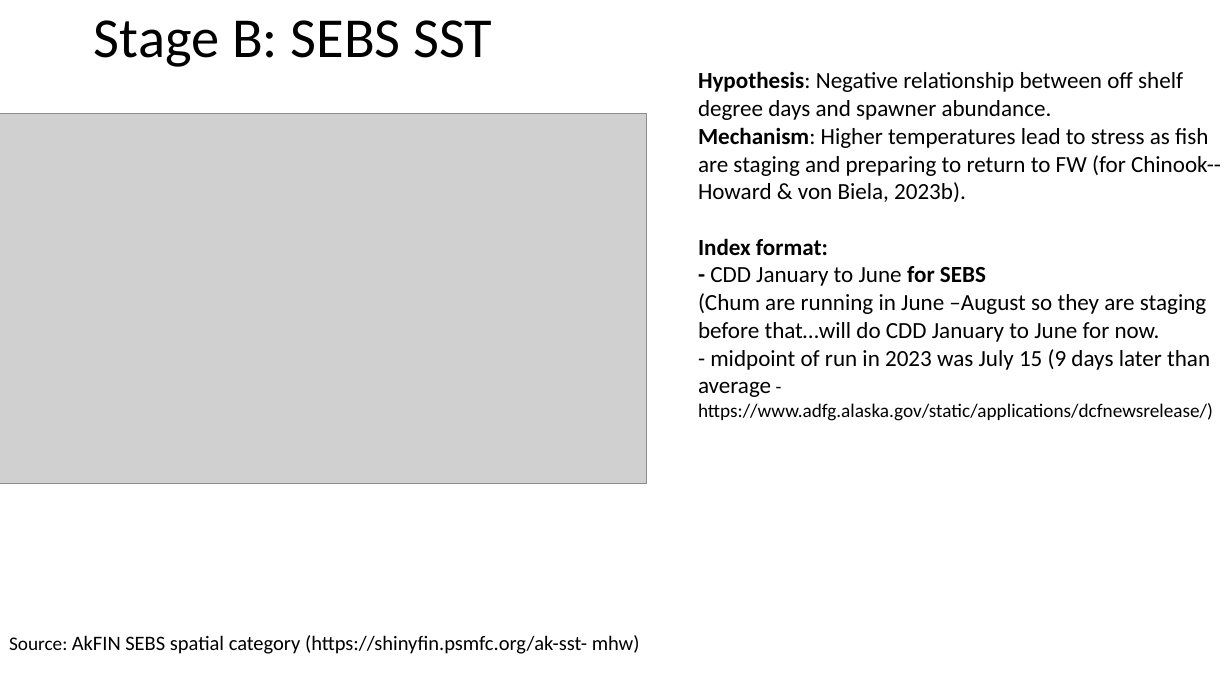
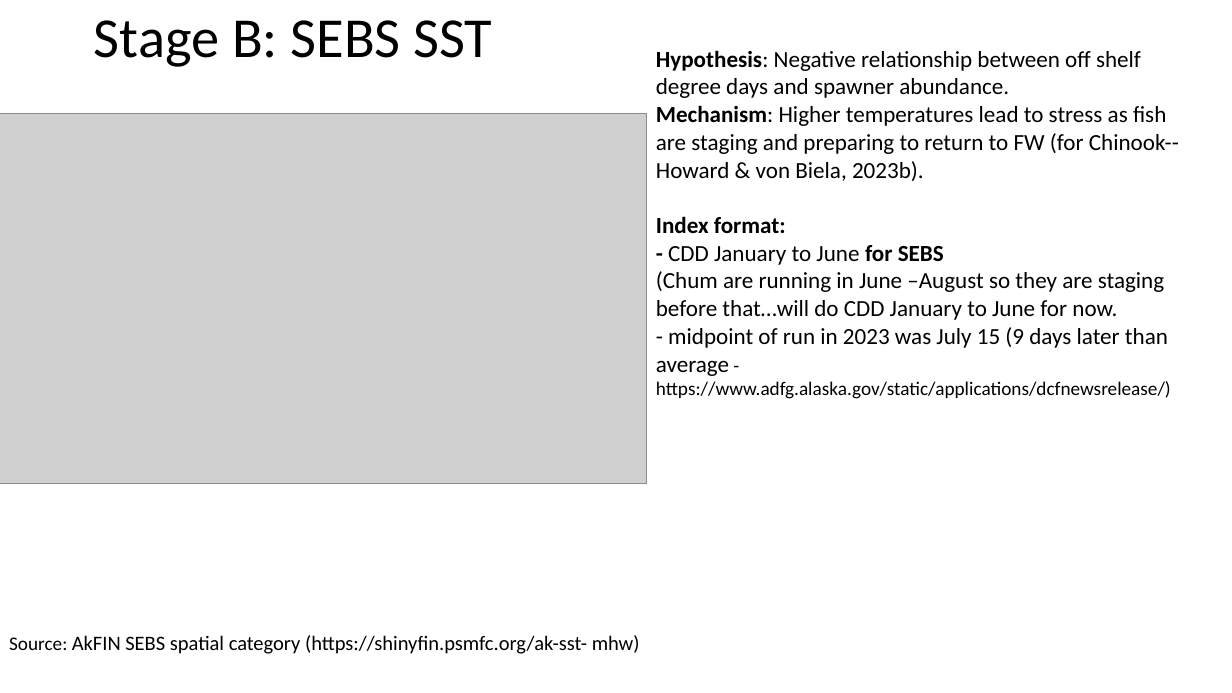
Before and after one commit to genoa-sullaway/Yukon-Chum-IPM, a slide deck: slide 11 of notes/Covariate_notes.pptx. Drawn at 1232x693 pixels with LibreOffice and Linux fonts; fonts in the diff are those of the drawing; grey boxes stand for pictures. Boxes give left, top, right and bottom in pixels: in the first picture for what was removed or moved away, otherwise in the second. Text is boxed around its words. In the diff, an @@ line names an element or a change of style, - is before the commit and + after.

Commit message:
troubleshooting with CC and poster plots

```diff
--- a/notes/Covariate_notes.pptx
+++ b/notes/Covariate_notes.pptx
@@ text "Hypothesis: Negative relationship between off ...": place and size @@
-text "Hypothesis: Negative relationship between off ..." at (698,71,1221,421)
+text "Hypothesis: Negative relationship between off ..." at (656,50,1179,399)
```
Also in this commit, not shown: 8 other files.
